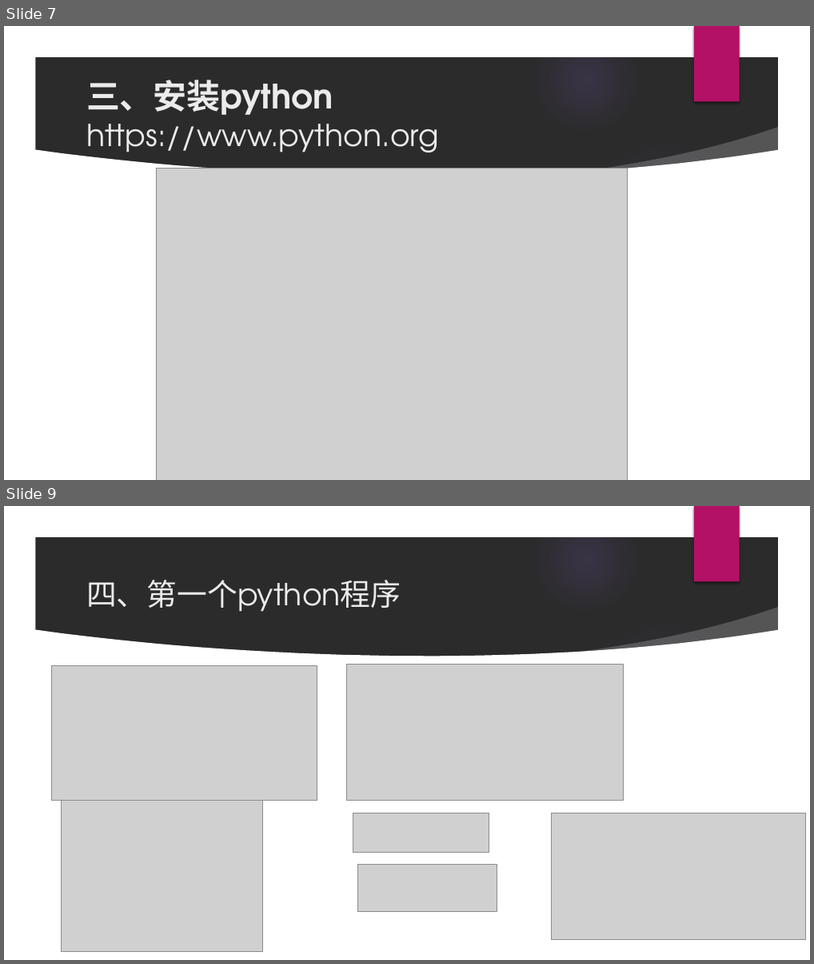
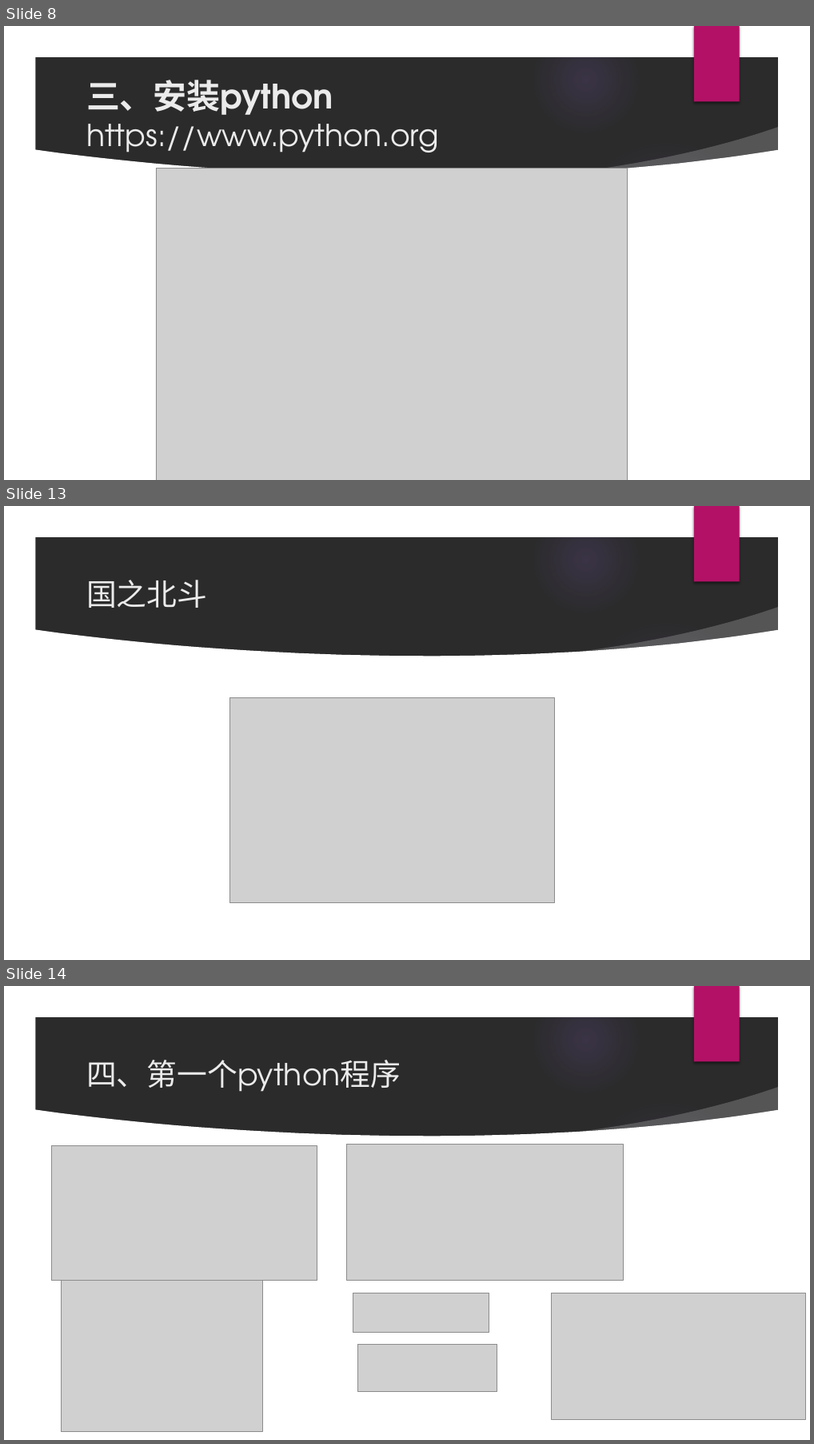
Before and after one commit to littlehb/ShaoHuiLin, a slide deck: Python课程/第1课-python入门/python入门.pptx. Shown one above the other, each under a label of ours: slides 7 and 9 before the commit, slides 8, 13 and 14 after it; the slides between them are not shown. The pictures are 814x964 and 814x1444 pixels, drawn with LibreOffice and Linux fonts; fonts in the diff are those of the drawing; grey boxes stand for pictures; background and template pictures are left out; a plain dark background stands for a picture behind light text. Boxes give left, top, right and bottom in pixels: in the first picture for what was removed or moved away, otherwise in the second. Text is boxed around its words. In the diff, an @@ line names an element or a change of style, - is before the commit and + after.

```diff
--- a/Python课程/第1课-python入门/python入门.pptx
+++ b/Python课程/第1课-python入门/python入门.pptx
@@ slide 13 added at box(4, 506, 810, 960), background picture (left out); not listed: 9 template elements that a slide beside it also shows @@
@@ title added at box(86, 580, 207, 608), 36 pt, text #EBEBEB @@
+国之北斗
@@ picture added at box(230, 698, 554, 903) @@
@@ what was slide 7 is now slide 8 @@
@@ what was slide 9 is now slide 14 @@
```
Also in this commit, not shown: 4 slides changed, 6 other slides added.
